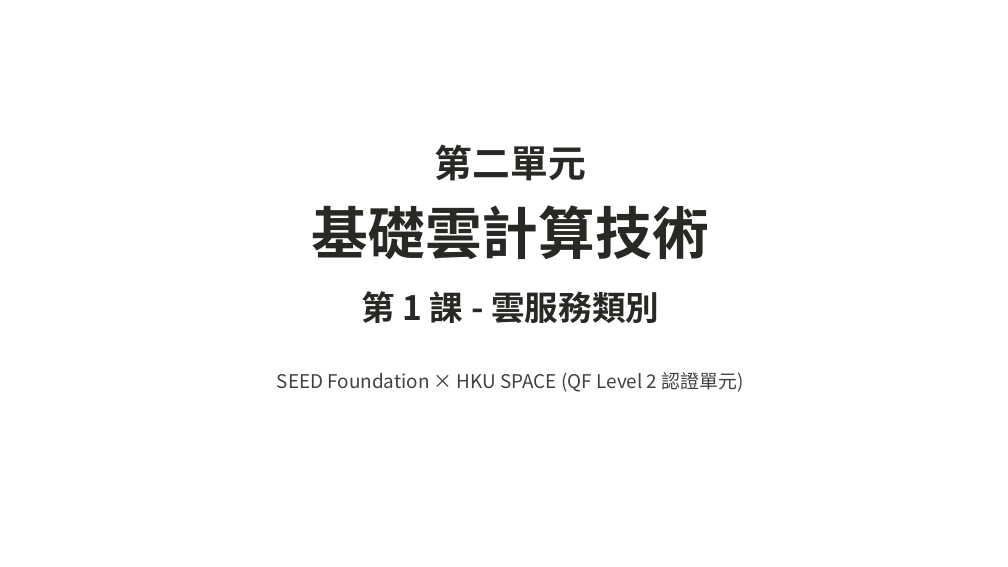
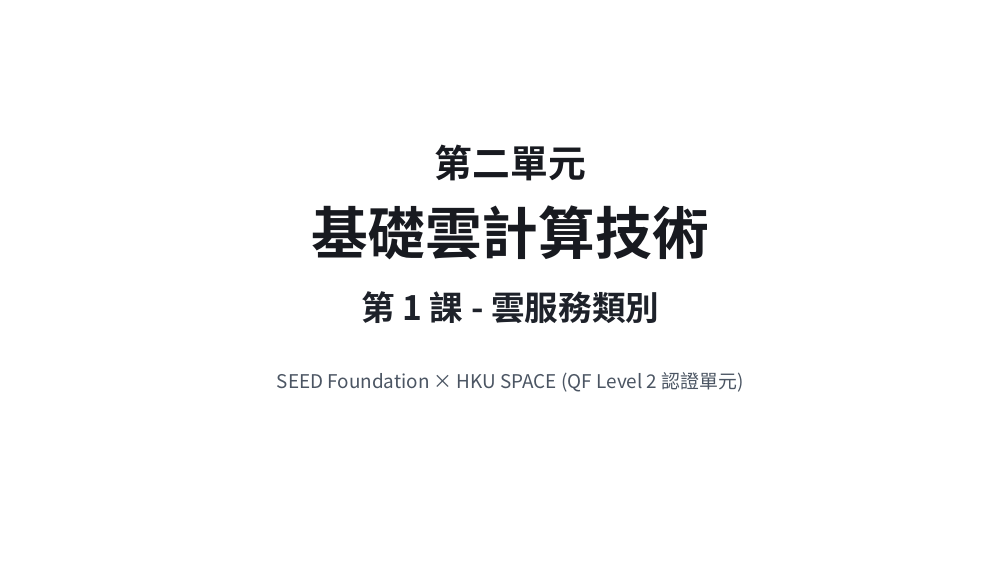
Before and after one commit to joe-ging/seed-cloud-curriculum, a slide deck: slide 1 of downloads/Deck01_Cloud_Foundations_Lecture_Note.pptx. Drawn at 1008x567 pixels with LibreOffice and Linux fonts; fonts in the diff are those of the drawing. Boxes give left, top, right and bottom in pixels: in the first picture for what was removed or moved away, otherwise in the second. Text is boxed around its words. In the diff, an @@ line names an element or a change of style, - is before the commit and + after.

```diff
--- a/downloads/Deck01_Cloud_Foundations_Lecture_Note.pptx
+++ b/downloads/Deck01_Cloud_Foundations_Lecture_Note.pptx
@@ text "第二單元" at (x1=277, y1=144, x2=744, y2=392): text colour #282825 to #181A20 in "第二單元", "基礎雲計算技術"; text colour #282825 to #1E222A in "第 1 課 - 雲服務類別"; text colour #42413D to #4B5563 in "SEED Foundation × HKU SPACE (QF Level ..." @@
```
Also in this commit, not shown: 39 other slides changed, 43 other files.
